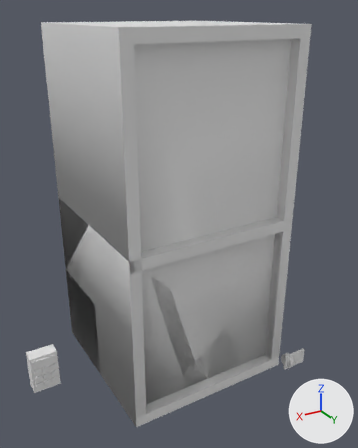
Two versions of the OBJ model res/assets/boxes/models/safe.obj, one commit apart.
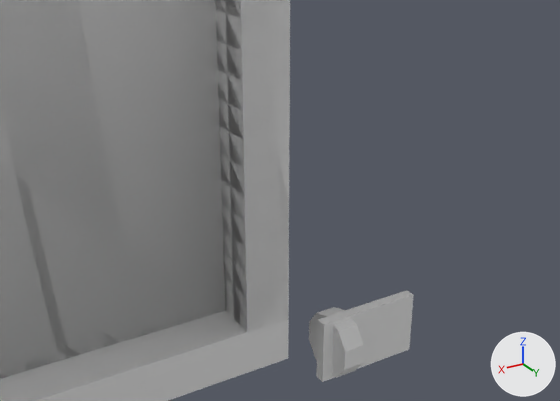
Old and new are each drawn whole from a camera (50 mm lens) standing at (29.5, 29.7, 32.9) and looking at (7.7, -6.8, 14.7) and again close up from a camera (50 mm lens) standing at (7.5, 12.1, 9.9) and looking at (-1.4, -2.7, 2.5). The lights are fixed; the arrows at lower right show +X, +Y and +Z. Where no turn or scale is listed for an object, it has been applied to the vertices. Vertices at the same position are counted once.

Names of what the first close-up shows: 'safe'.
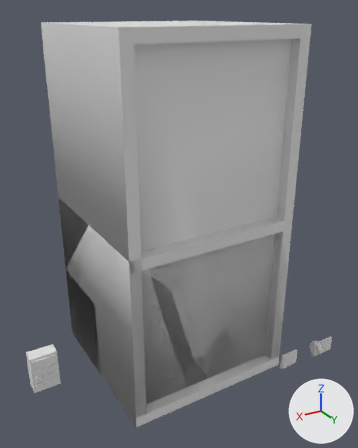
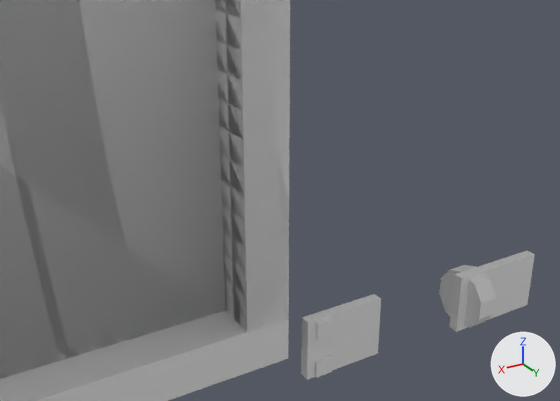
Location of each change, (x1, y1, x2, y2) in pixels of the close-ups (560 x 401 px; the box of a moved part takes in the faces that stretch with it):
'safe', reshaped
    before: (0, 0, 414, 401)
    after: (0, 0, 535, 401)
part 1 of me_safe, moved or reshaped
    before: (316, 290, 414, 382)
    after: (315, 355, 332, 377)
part 2 of me_safe, added
    after: (301, 294, 381, 380)
part 3 of me_safe, added
    after: (315, 317, 333, 340)
part 4 of me_safe, moved or reshaped
    before: (317, 307, 364, 377)
    after: (450, 265, 496, 327)
part 5 of me_safe, moved or reshaped
    before: (309, 313, 345, 378)
    after: (440, 270, 481, 327)
part 6 of me_safe, added
    after: (449, 251, 535, 332)

Patch to the scene script:
```diff
--- a/res/assets/boxes/models/safe.obj.py
+++ b/res/assets/boxes/models/safe.obj.py
@@ me_safe @@
 me_safe.from_pydata(...)  # 178 vertices, 129 faces; spans x -3.2..23.9, y -16.0..0.7, z -0.8..32.0
 # used by ob_safe; location = (0.0, 0.0, 0.0)
+# me_safe part 1: the loose piece of 8 vertices spanning x -3.2..-0.8, y 0.0..0.3, z -0.8..0.8 is scaled about its middle by (0.16, 0.5, 0.267), then moved by (1.1, -0.1, -0.5)
+# me_safe part 2: the loose piece of 8 vertices spanning x -3.2..-0.8, y 0.0..0.3, z -0.8..0.8 is copied, and the copy is scaled about its middle by (0.8, 1, 1), then moved by (0.5, -0.3, 0.0); it spans x -2.5..-0.5, y -0.3..0.0, z -0.8..0.8
+# me_safe part 3: the loose piece of 8 vertices spanning x -3.2..-0.8, y 0.0..0.3, z -0.8..0.8 is copied, and the copy is scaled about its middle by (0.16, 0.5, 0.267), then moved by (1.1, -0.1, 0.5); it spans x -1.1..-0.7, y 0.0..0.1, z 0.3..0.7
+# me_safe part 4: the loose piece of 21 vertices spanning x -1.5..-1.0, y -0.7..0.7, z -0.8..0.8 is moved by (-4.0, 0.0, 0.0)
+# me_safe part 5: the loose piece of 11 vertices spanning x -1.0, y -0.7..0.7, z -0.8..0.8 is moved by (-4.0, 0.0, 0.0)
+# me_safe part 6: the loose piece of 8 vertices spanning x -3.2..-0.8, y 0.0..0.3, z -0.8..0.8 is copied, and the copy is moved by (-4.0, 0.0, 0.0); it spans x -7.2..-4.8, y 0.0..0.3, z -0.8..0.8
```
